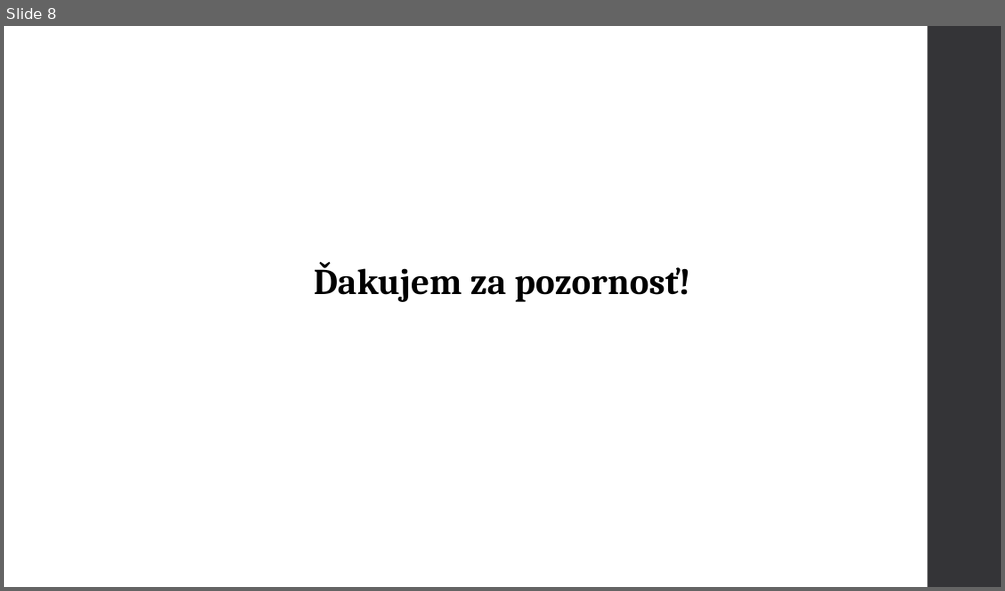
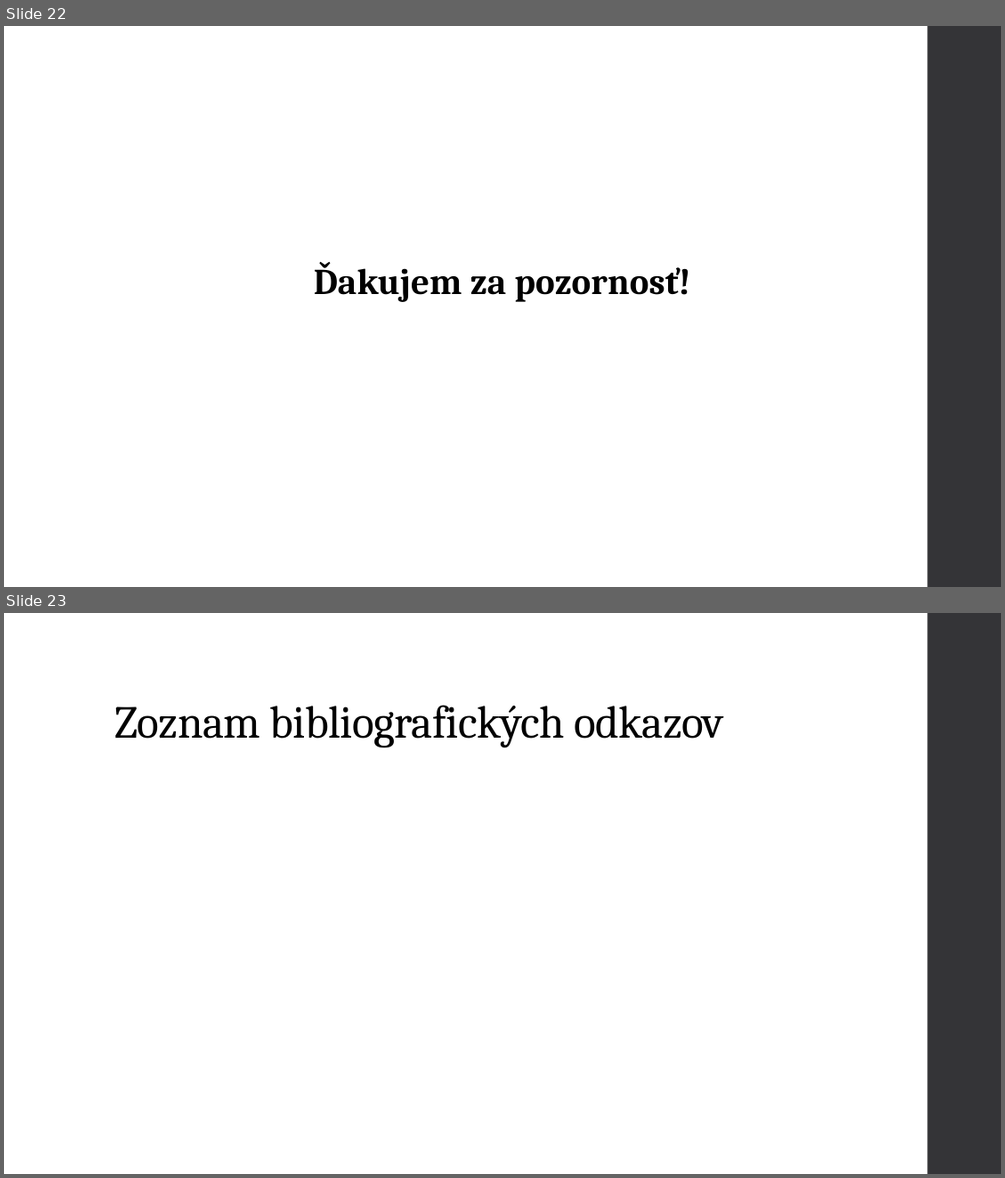
Before and after one commit to mvanko/Vanko_Martin_NS2021, a slide deck: Vanko Martin Predikcia zlyhania srdca.pptx. Shown one above the other, each under a label of ours: slide 8 before the commit, slides 22 and 23 after it. The pictures are 1005x591 and 1005x1178 pixels, drawn with LibreOffice and Linux fonts; fonts in the diff are those of the drawing. Boxes give left, top, right and bottom in pixels: in the first picture for what was removed or moved away, otherwise in the second. Text is boxed around its words. In the diff, an @@ line names an element or a change of style, - is before the commit and + after.

```diff
--- a/Vanko Martin Predikcia zlyhania srdca.pptx
+++ b/Vanko Martin Predikcia zlyhania srdca.pptx
@@ slide 23 added at <box>4,613,1001,1174</box>, background #FFFFFF; not listed: 1 template element that a slide beside it also shows @@
@@ title added at <box>114,705,724,747</box>, 44 pt, text #000000 @@
+Zoznam bibliografických odkazov
@@ what was slide 8 is now slide 22 @@
```
Also in this commit, not shown: 2 slides changed, 14 other slides added, 1 other file.
